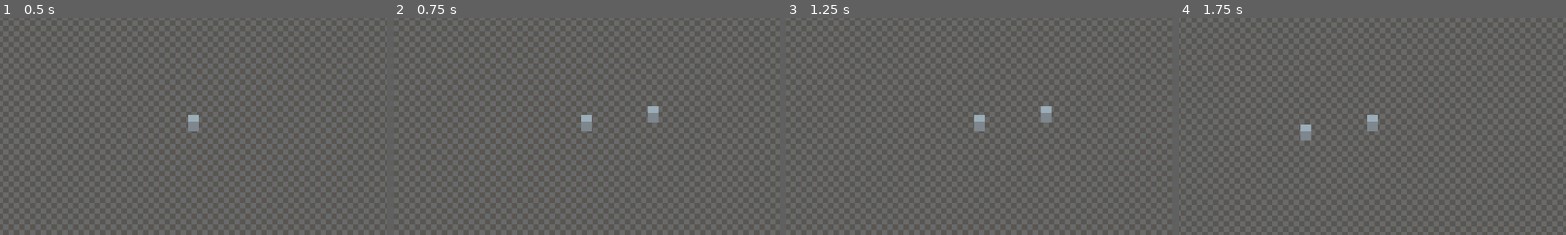
Above: before the commit, frames 1-4 (left to right).
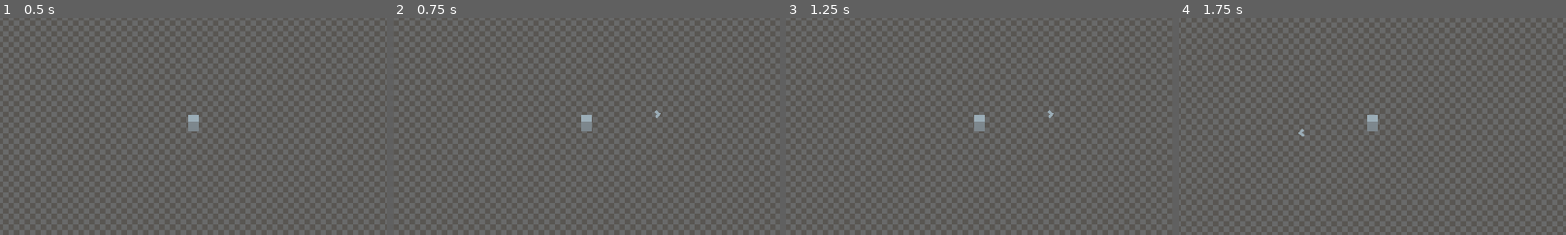
Above: after the commit, the same moments.

Repository: GudBoiNero/boomerang-boss-rush-mockup
Game: Godot game, scene res://levels/world.tscn
The game is run twice, just before and just after one commit, with the same random seed, the same clock (stepped at 60 frames per second) and the same inputs.
Inputs (mouse positions are % of the whole screen's width and height, from its top left):
- Up to frame 1 (0.5 s): no input
- Up to frame 2 (0.75 s): tap Enter at 0.5 s; move the mouse to (72, 45) at 0.52 s; hold D (right) from 0.53 s (still down)
- Up to frame 3 (1.25 s): keep holding D (right)
- Up to frame 4 (1.75 s): tap Space at 1.25 s; move the mouse to (30, 55) at 1.27 s; release D (right) at 1.28 s; hold S (down) from 1.28 s (still down)
The pictures show only the part of the screen within x 25-75%, y 26-76%; the shares and areas given below are measured in that part.

Frame 1 is identical in both runs. In frame 2, 0.2% of the frame differs, in the area x 65-70%, y 40-49%; in frame 3, 0.2%; in frame 4, 0.2%.

Commit message:
cursor test

Diff:
--- /dev/null
+++ b/player/cursor.gd
@@ -0,0 +1,7 @@
+extends Node2D
+
+func _physics_process(delta: float) -> void:
+	var aim := PlayerInputService.get_aim()
+	position = aim * 100
+	look_at(aim + get_parent().global_position)
+	visible = aim != Vector2.ZERO
--- a/player/player.tscn
+++ b/player/player.tscn
@@ -1,15 +1,16 @@
-[gd_scene load_steps=5 format=3 uid="uid://bg7lby2s4ti1h"]
+[gd_scene load_steps=7 format=3 uid="uid://bg7lby2s4ti1h"]
 
 [ext_resource type="Script" uid="uid://d2i77m8wlvcj2" path="res://player/player_controller.gd" id="1_qhqgy"]
 [ext_resource type="Texture2D" uid="uid://phcjelw7diah" path="res://player/player.png" id="2_rkbax"]
 [ext_resource type="Script" uid="uid://byx8pa4toxg6x" path="res://player/momentum_velocity_layer.gd" id="3_g1dw6"]
+[ext_resource type="Script" uid="uid://jfdxad63xurn" path="res://player/cursor.gd" id="4_qjkh3"]
+[ext_resource type="Texture2D" uid="uid://dov6qdyj12hnt" path="res://player/arrow.png" id="4_yw30f"]
 
 [sub_resource type="RectangleShape2D" id="RectangleShape2D_qhqgy"]
 size = Vector2(10, 8)
 
-[node name="Player" type="CharacterBody2D" node_paths=PackedStringArray("cursor", "momentum_velocity_layer")]
+[node name="Player" type="CharacterBody2D" node_paths=PackedStringArray("momentum_velocity_layer")]
 script = ExtResource("1_qhqgy")
-cursor = NodePath("Cursor")
 momentum_velocity_layer = NodePath("MomentumVelocityLayer")
 
 [node name="CollisionShape2D" type="CollisionShape2D" parent="."]
@@ -25,5 +26,10 @@
 script = ExtResource("3_g1dw6")
 metadata/_custom_type_script = "uid://brdqq4wkc4kok"
 
-[node name="Cursor" type="Sprite2D" parent="."]
-texture = ExtResource("2_rkbax")
+[node name="Cursor" type="Node2D" parent="."]
+rotation = 1.57174
+script = ExtResource("4_qjkh3")
+
+[node name="Sprite2D" type="Sprite2D" parent="Cursor"]
+rotation = 3.92699
+texture = ExtResource("4_yw30f")
--- a/player/player_controller.gd
+++ b/player/player_controller.gd
@@ -1,6 +1,4 @@
 extends CharacterBody2D
-
-@export var cursor : Sprite2D
 
 @export_group("Velocity Layers")
 @export var momentum_velocity_layer : PlayerMomentumVelocityLayer
@@ -11,8 +9,6 @@
 	_velocity_layers.push_back(momentum_velocity_layer)
 
 func _physics_process(delta: float) -> void:
-	cursor.position = PlayerInputService.get_aim() * 100
-
 	velocity = get_total_velocity()
 	move_and_slide()
 
Binary file added: player/arrow.png
Not shown, added: player/arrow.png.import
Not shown, added: player/cursor.gd.uid
